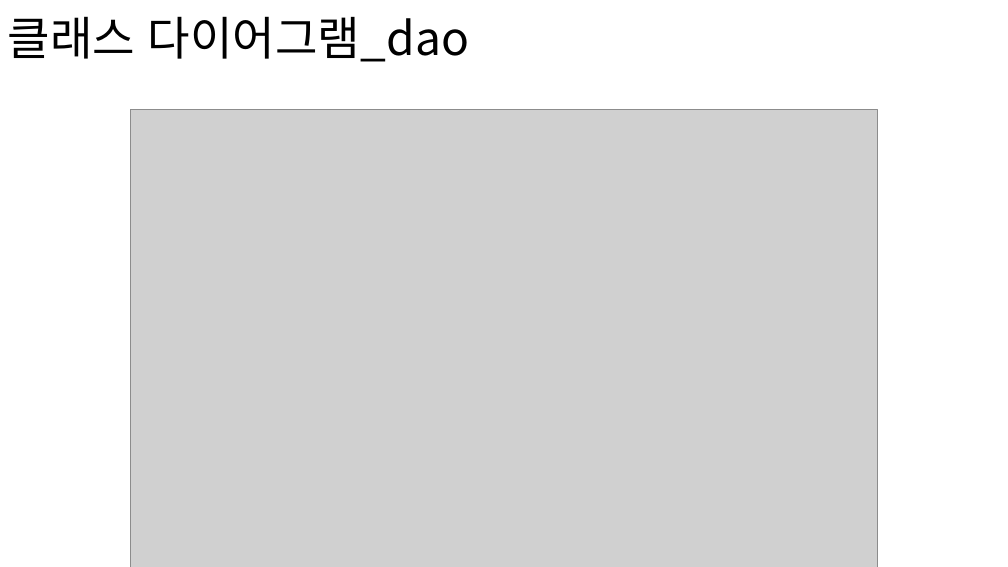
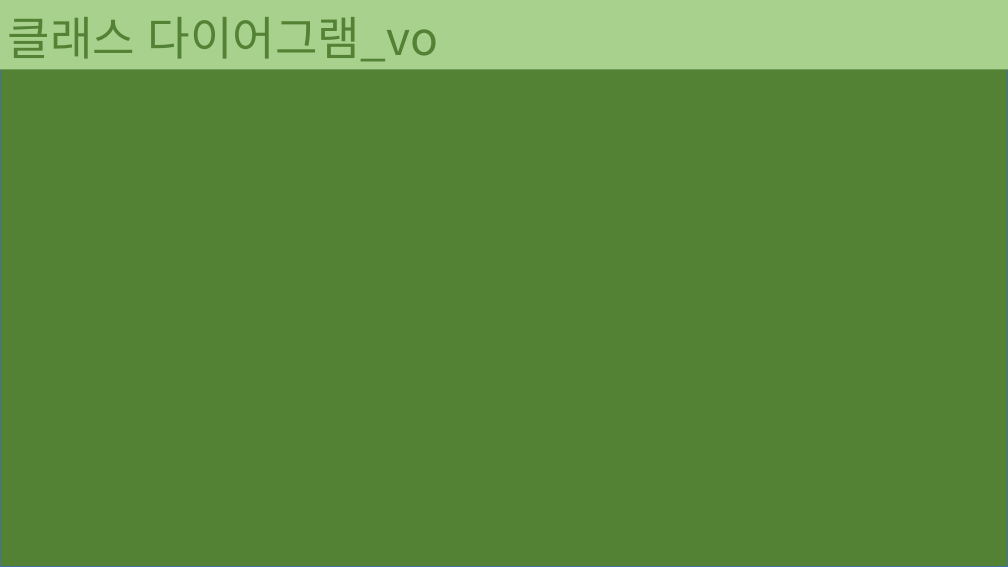
Before and after one commit to 201411096/JavaBasic, a slide deck: slide 7 of JavaBasic/src/t_teamproject/teamproject_02/document/forSubmission/포트폴리오.pptx (slide 11 before the commit). Drawn at 1008x567 pixels with LibreOffice and Linux fonts; fonts in the diff are those of the drawing; grey boxes stand for pictures; background and template pictures are left out. Boxes give left, top, right and bottom in pixels: in the first picture for what was removed or moved away, otherwise in the second. Text is boxed around its words. In the diff, an @@ line names an element or a change of style, - is before the commit and + after.

```diff
--- a/JavaBasic/src/t_teamproject/teamproject_02/document/forSubmission/포트폴리오.pptx
+++ b/JavaBasic/src/t_teamproject/teamproject_02/document/forSubmission/포트폴리오.pptx
@@ rectangle "클래스 다이어그램_vo" resized from (x1=8, y1=16, x2=469, y2=62) to (x1=0, y1=0, x2=1008, y2=70) @@
@@ rectangle "클래스 다이어그램_vo" at (x1=0, y1=0, x2=1008, y2=70): fill none to #A9D18E @@
@@ rectangle added at (x1=0, y1=0, x2=1008, y2=567), fill #548235, outline #43739E 1 pt @@
@@ text in rectangle at (x1=8, y1=17, x2=439, y2=62): text changed; text colour #000000 to #548235 @@
-클래스 다이어그램_dao
+클래스 다이어그램_vo
@@ picture removed at (x1=131, y1=110, x2=878, y2=567) @@
```
Also in this commit, not shown: 13 other slides changed, 5 slides added, 2 slides removed, 3 other files.
